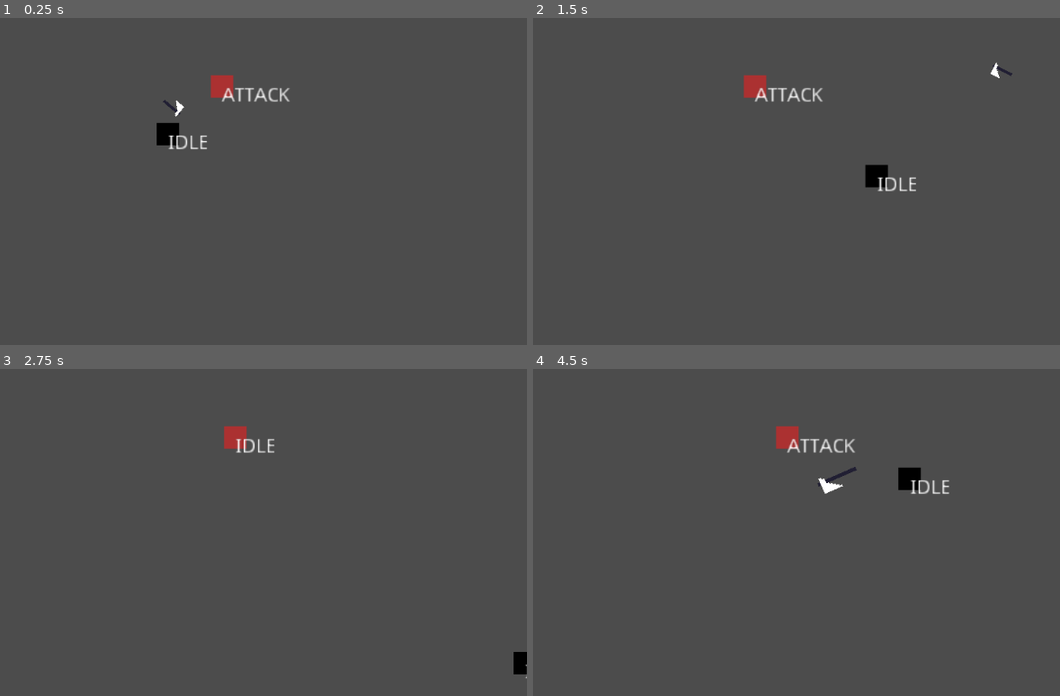
Above: before the commit, frames 1-4 (two rows, left to right).
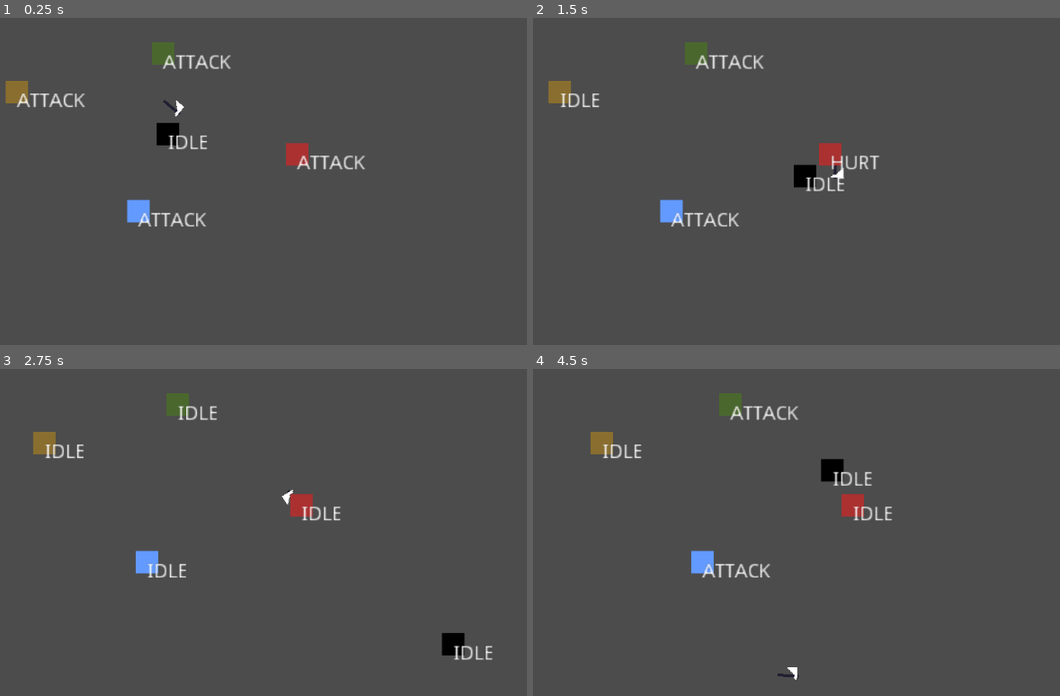
Above: after the commit, the same moments.

Repository: renzoventura/god-of-war
Game: Godot game, scene res://scenes/level/TemplateLevel.tscn
Same seed, same stepped clock (60 frames per second), same inputs: the game is played once before the commit and once after it.
Inputs (mouse positions are in pixels of both pictures, inside the frame that each line leads up to):
- Up to frame 1 (0.25 s): no input
- Up to frame 2 (1.5 s): tap Enter at 0.5 s; move the mouse to (859, 112) at 0.52 s; hold D (right) 0.53-1.28 s; right-click (859, 112) at 0.6 s; move the mouse to (554, 155) at 1.27 s; hold S (down) from 1.28 s (still down); click (554, 155) at 1.35 s
- Up to frame 3 (2.75 s): right-click (21, 506) at 1.55 s; move the mouse to (237, 391) at 2.02 s; release S (down) at 2.03 s; hold D (right) from 2.03 s (still down); tap Space (dash) at 2.1 s; right-click (237, 391) at 2.3 s
- Up to frame 4 (4.5 s): move the mouse to (664, 568) at 2.77 s; release D (right) at 2.78 s; hold W (up) 2.78-3.53 s; right-click (664, 568) at 2.85 s; move the mouse to (917, 548) at 3.52 s; hold A (left) from 3.53 s (still down); right-click (917, 548) at 3.6 s; move the mouse to (outside the picture) at 4.27 s; click (outside the picture) at 4.35 s

The runs differ from the first frame. In frame 1, 2.6% of the frame differs, in the area x 1-70%, y 7-64%; in frame 2, 3.4%; in frame 3, 2.7%; in frame 4, 3.4%, in the area x 10-80%, y 7-96%.

Commit message:
Added enemy variation

Diff:
--- /dev/null
+++ b/scenes/enemy/BasherEnemy.tscn
@@ -0,0 +1,9 @@
+[gd_scene load_steps=3 format=2]
+
+[ext_resource path="res://scenes/enemy/Enemy.tscn" type="PackedScene" id=1]
+[ext_resource path="res://assets/enemy/basher_enemy.png" type="Texture" id=2]
+
+[node name="BasherEnemy" instance=ExtResource( 1 )]
+
+[node name="Sprite" parent="." index="0"]
+texture = ExtResource( 2 )
--- /dev/null
+++ b/scenes/enemy/BossEnemy.tscn
@@ -0,0 +1,5 @@
+[gd_scene load_steps=2 format=2]
+
+[ext_resource path="res://scenes/enemy/Enemy.tscn" type="PackedScene" id=1]
+
+[node name="Enemy" instance=ExtResource( 1 )]
--- a/scenes/enemy/Enemy.tscn
+++ b/scenes/enemy/Enemy.tscn
@@ -21,6 +21,7 @@
 texture = ExtResource( 1 )
 
 [node name="CollisionShape2D" type="CollisionShape2D" parent="."]
+visible = false
 shape = SubResource( 1 )
 
 [node name="EnemyHitbox" type="Area2D" parent="."]
@@ -35,6 +36,7 @@
 [node name="DectectionZone" type="Area2D" parent="AI"]
 
 [node name="CollisionShape2D" type="CollisionShape2D" parent="AI/DectectionZone"]
+visible = false
 shape = SubResource( 3 )
 
 [node name="State" type="Label" parent="."]
--- /dev/null
+++ b/scenes/enemy/RangeEnemy.tscn
@@ -0,0 +1,12 @@
+[gd_scene load_steps=3 format=2]
+
+[ext_resource path="res://scenes/enemy/Enemy.tscn" type="PackedScene" id=1]
+[ext_resource path="res://assets/enemy/range_enemy.png" type="Texture" id=2]
+
+[node name="RangeEnemy" instance=ExtResource( 1 )]
+
+[node name="Sprite" parent="." index="0"]
+texture = ExtResource( 2 )
+
+[node name="CollisionShape2D" parent="." index="1"]
+visible = false
--- /dev/null
+++ b/scenes/enemy/SwarmEnemy.tscn
@@ -0,0 +1,9 @@
+[gd_scene load_steps=3 format=2]
+
+[ext_resource path="res://scenes/enemy/Enemy.tscn" type="PackedScene" id=1]
+[ext_resource path="res://assets/enemy/swarm_enemy.png" type="Texture" id=2]
+
+[node name="SwarmEnemy" instance=ExtResource( 1 )]
+
+[node name="Sprite" parent="." index="0"]
+texture = ExtResource( 2 )
--- a/scenes/level/TemplateLevel.tscn
+++ b/scenes/level/TemplateLevel.tscn
@@ -1,8 +1,11 @@
-[gd_scene load_steps=4 format=2]
+[gd_scene load_steps=7 format=2]
 
 [ext_resource path="res://scenes/player/Player.tscn" type="PackedScene" id=1]
-[ext_resource path="res://scenes/enemy/Enemy.tscn" type="PackedScene" id=2]
 [ext_resource path="res://scenes/level/TemplateLevel.gd" type="Script" id=3]
+[ext_resource path="res://scenes/enemy/BossEnemy.tscn" type="PackedScene" id=4]
+[ext_resource path="res://scenes/enemy/SwarmEnemy.tscn" type="PackedScene" id=5]
+[ext_resource path="res://scenes/enemy/RangeEnemy.tscn" type="PackedScene" id=6]
+[ext_resource path="res://scenes/enemy/BasherEnemy.tscn" type="PackedScene" id=7]
 
 [node name="TemplateLevel" type="Node2D"]
 script = ExtResource( 3 )
@@ -14,5 +17,16 @@
 current = true
 zoom = Vector2( 0.5, 0.5 )
 
-[node name="Enemy" parent="." instance=ExtResource( 2 )]
-position = Vector2( 38.4196, -33.8093 )
+[node name="Enemies" type="Node2D" parent="."]
+
+[node name="RangeEnemy" parent="Enemies" instance=ExtResource( 6 )]
+position = Vector2( -21.1261, 55.456 )
+
+[node name="BasherEnemy" parent="Enemies" instance=ExtResource( 7 )]
+position = Vector2( -3.52103, -57.2165 )
+
+[node name="SwarmEnemy" parent="Enemies" instance=ExtResource( 5 )]
+position = Vector2( -107.391, -29.9286 )
+
+[node name="Enemy" parent="Enemies" instance=ExtResource( 4 )]
+position = Vector2( 91.9865, 14.5242 )
--- a/scenes/player/Sword.gd
+++ b/scenes/player/Sword.gd
@@ -12,6 +12,7 @@
 onready var swordCollision = $"SwordArea/CollisionShape2D"
 
 const recharge_mana_amount = 5
+var enemy_scene = preload("res://scenes/enemy/Enemy.tscn")
 
 var can_return: bool = true
 var state: int = IDLE
@@ -119,7 +120,9 @@
 	if(body.name == "Player" and state == RETRIEVE and is_returnable):
 		body.renew_axe()
 		is_returnable = false
-	elif (body.name == "Enemy" and state == FLY):
+	#BIG WORK AROUND FOR INHERITED CLASSES
+	elif (body.get_parent().name == "Enemies" and state == FLY):
+#	elif (body) and state == FLY):
 		body_sticked_on = body
 		body_sticked_on.toggle_frozen()
 		state = STICK
Binary file added: assets/enemy/basher_enemy.png
Not shown, added: assets/enemy/basher_enemy.png.import
Binary file added: assets/enemy/boss_enemy.png
Not shown, added: assets/enemy/boss_enemy.png.import
Binary file added: assets/enemy/range_enemy.png
Not shown, added: assets/enemy/range_enemy.png.import
Binary file added: assets/enemy/swarm_enemy.png
Not shown, added: assets/enemy/swarm_enemy.png.import
